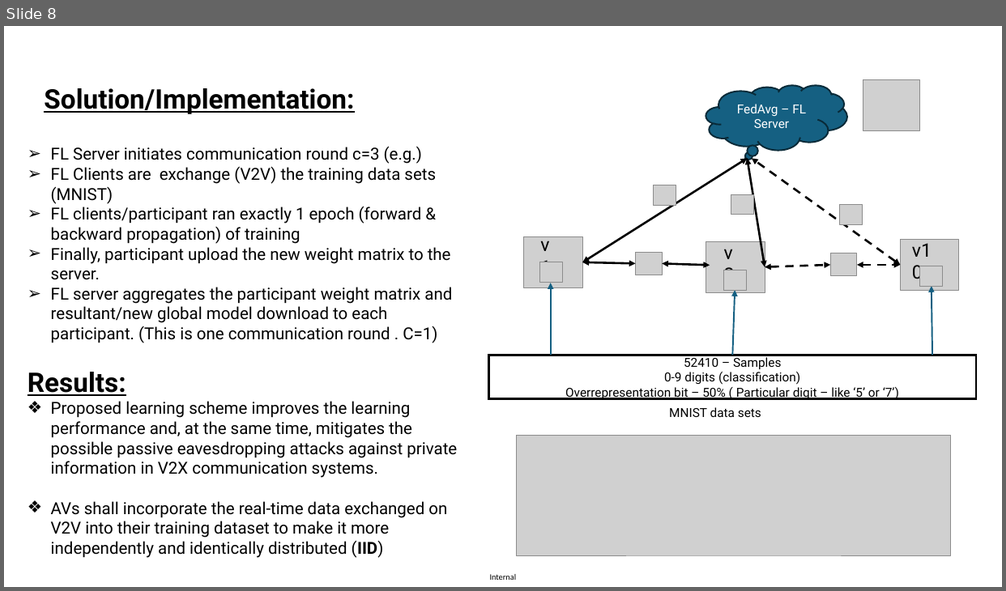
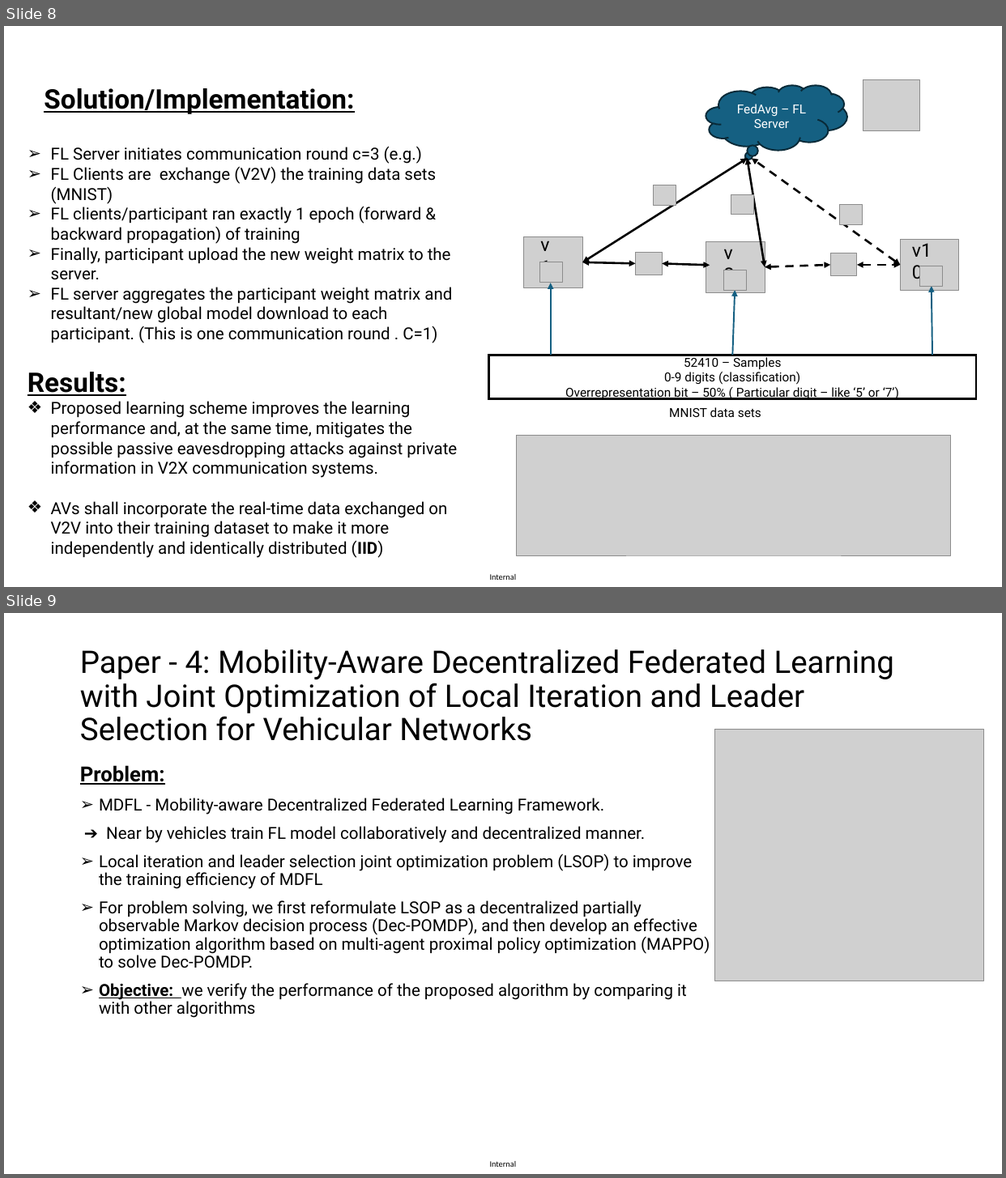
Before and after one commit to mari-research/papers, a slide deck: presentations/CW27CY2025_Research_Coursework.pptx. Shown one above the other, each under a label of ours: slide 8 before the commit, slides 8 and 9 after it. The pictures are 1006x591 and 1006x1178 pixels, drawn with LibreOffice and Linux fonts; fonts in the diff are those of the drawing; grey boxes stand for pictures. Boxes give left, top, right and bottom in pixels: in the first picture for what was removed or moved away, otherwise in the second. Text is boxed around its words. In the diff, an @@ line names an element or a change of style, - is before the commit and + after.

Commit message:
updated index.html and presentation

```diff
--- a/presentations/CW27CY2025_Research_Coursework.pptx
+++ b/presentations/CW27CY2025_Research_Coursework.pptx
@@ slide 9 added at (4, 613, 1002, 1174), background #FFFFFF; not listed: 1 template element that a slide beside it also shows @@
@@ title added at (80, 649, 894, 741), 30 pt, text #000000 @@
+Paper - 4: Mobility-Aware Decentralized Federated Learning with Joint Optimization of Local Iteration and Leader Selection for Vehicular Networks
@@ picture added at (714, 730, 984, 982) @@
@@ text added at (80, 765, 710, 1018), 16 pt, text #000000 @@
+Problem:
+➢ MDFL - Mobility-aware Decentralized Federated Learning Framework.
+➔ Near by vehicles train FL model collaboratively and decentralized manner.
+➢ Local iteration and leader selection joint optimization problem (LSOP) to improve the training efficiency of MDFL
+➢ For problem solving, we first reformulate LSOP as a decentralized partially observable Markov decision process (Dec-POMDP), and then develop an effective optimization algorithm based on multi-agent proximal policy optimization (MAPPO) to solve Dec-POMDP.
+➢ Objective: we verify the performance of the proposed algorithm by comparing it with other algorithms
```
Also in this commit, not shown: 1 other slide added, 1 other file.
